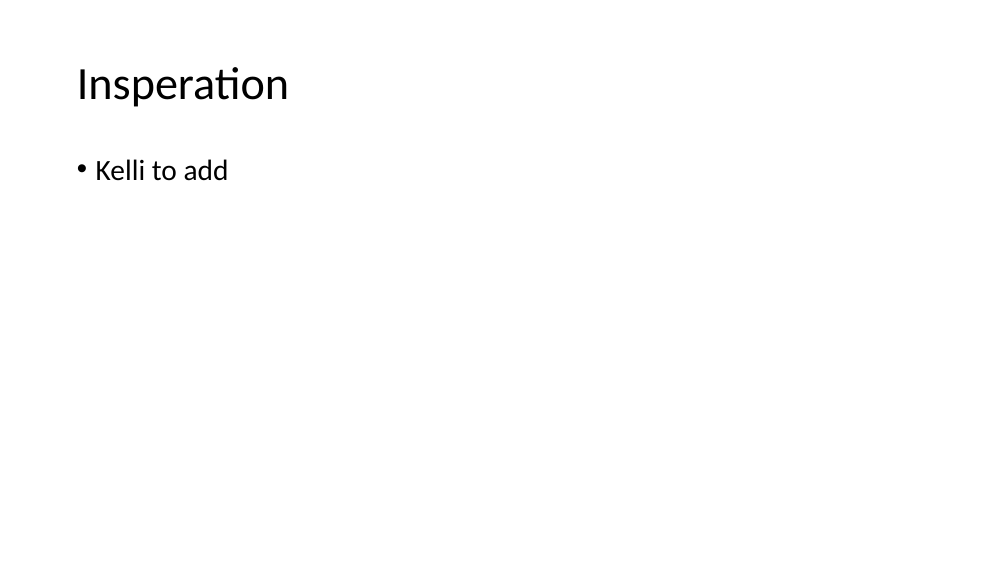
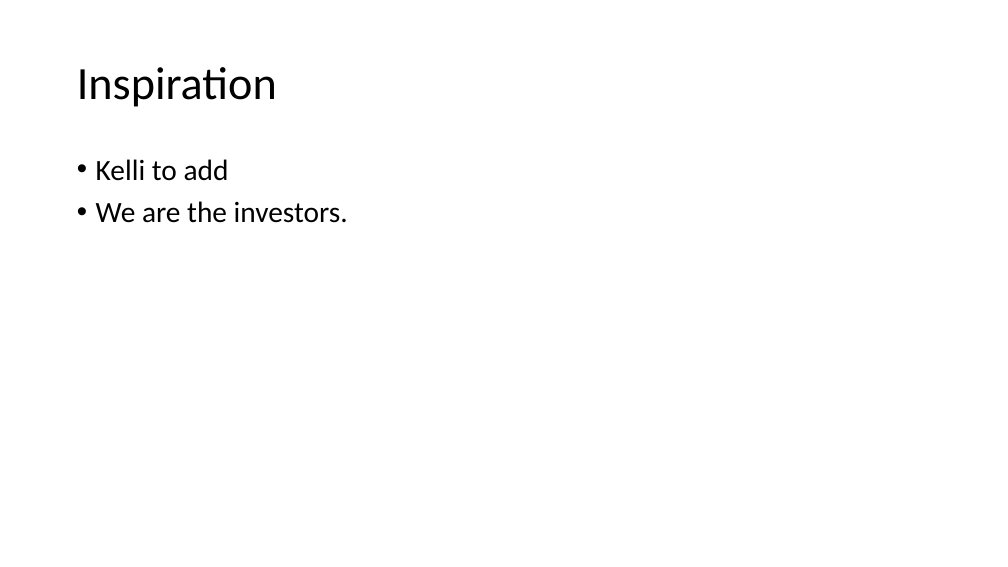
Before and after one commit to KelliDSmith/SMU_Project1_Group1, a slide deck: slide 3 of Group1 - Mixed Beverage Analysis.pptx. Drawn at 1008x567 pixels with LibreOffice and Linux fonts; fonts in the diff are those of the drawing. Boxes give left, top, right and bottom in pixels: in the first picture for what was removed or moved away, otherwise in the second. Text is boxed around its words. In the diff, an @@ line names an element or a change of style, - is before the commit and + after.

```diff
--- a/Group1 - Mixed Beverage Analysis.pptx
+++ b/Group1 - Mixed Beverage Analysis.pptx
@@ title at box(77, 67, 277, 107): text changed @@
-Insperation
+Inspiration
@@ text at box(96, 201, 348, 223): paragraph added @@
+• We are the investors.
```
Also in this commit, not shown: 3 other slides changed, 1 other file.
